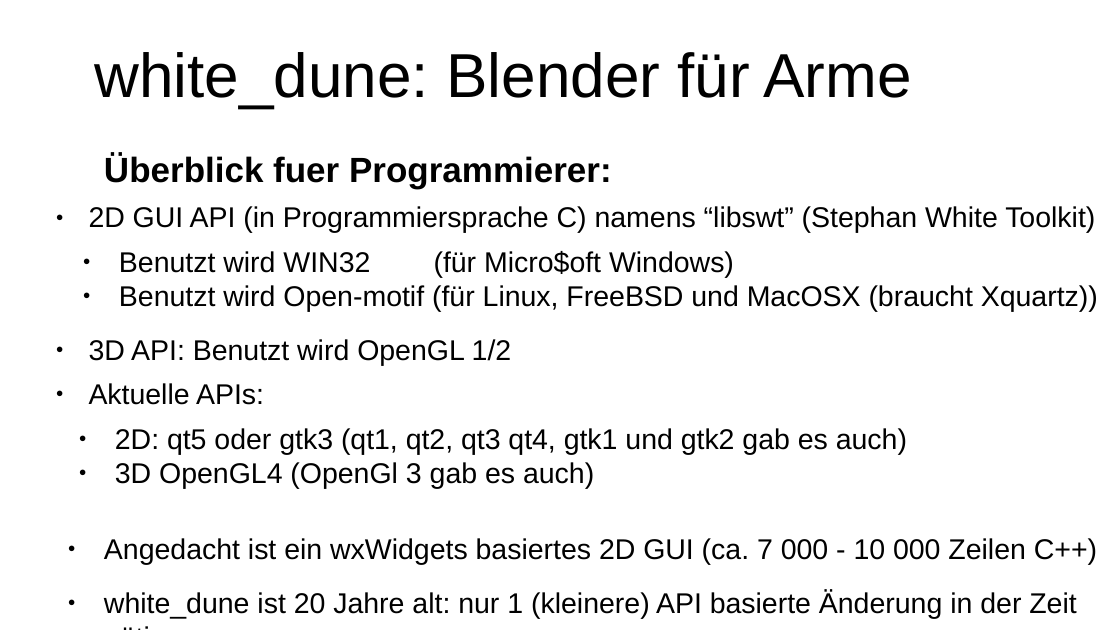
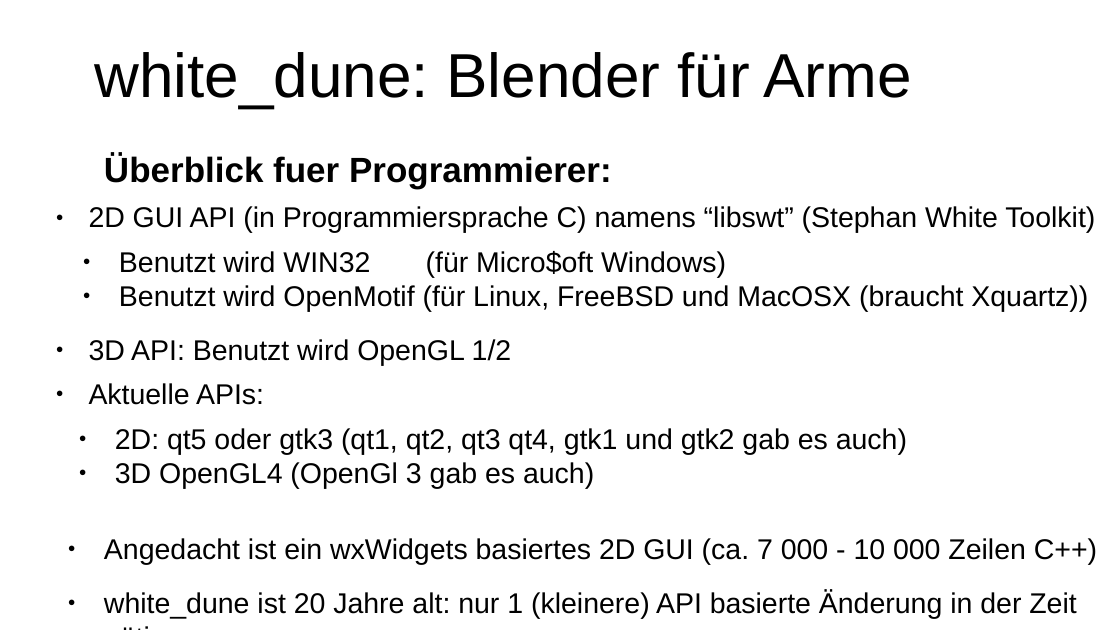
Before and after one commit to mufti11/white_dune, a slide deck: slide 11 of docs/usage_docs/white_dune_rasberry_pi.odp. Drawn at 1120x630 pixels with LibreOffice and Linux fonts; fonts in the diff are those of the drawing. Boxes give left, top, right and bottom in pixels: in the first picture for what was removed or moved away, otherwise in the second. Text is boxed around its words. In the diff, an @@ line names an element or a change of style, - is before the commit and + after.

Commit message:
white_dune 1.782

```diff
--- a/docs/usage_docs/white_dune_rasberry_pi.odp
+++ b/docs/usage_docs/white_dune_rasberry_pi.odp
@@ text at [119,285,1088,312]: text changed @@
-● Benutzt wird Open-motif (für Linux, FreeBSD und MacOSX (braucht Xquartz))
+● Benutzt wird OpenMotif (für Linux, FreeBSD und MacOSX (braucht Xquartz))
```
Also in this commit, not shown: 4 other slides changed, 4 other files.
